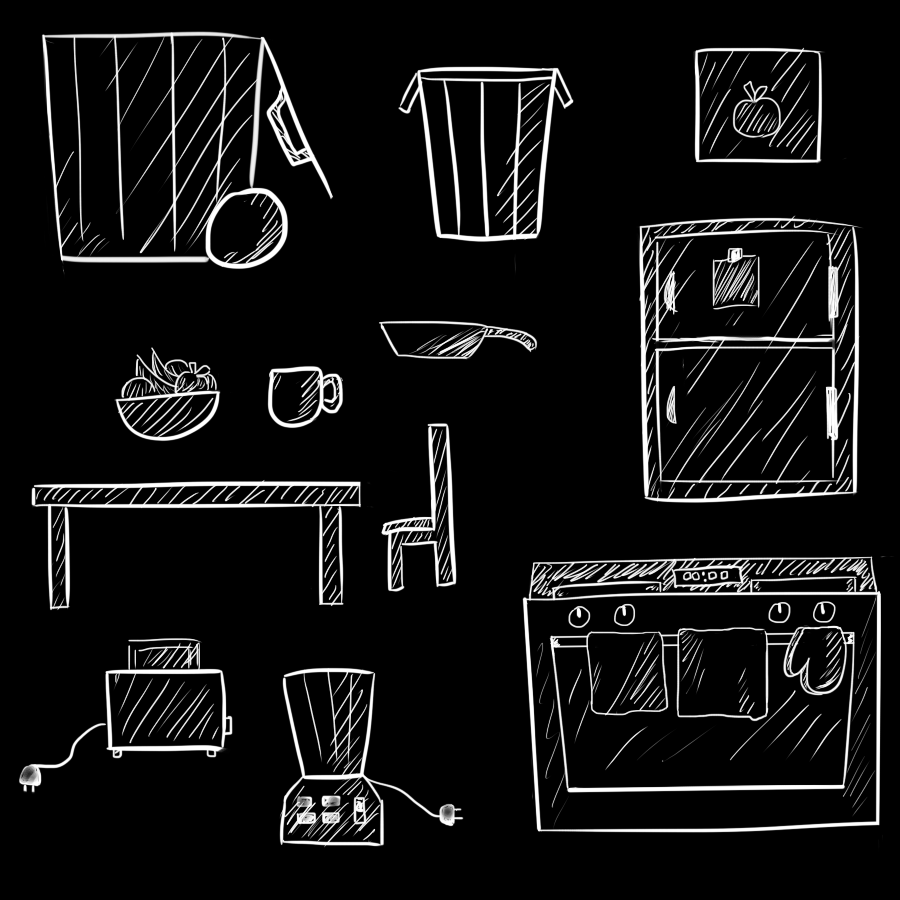
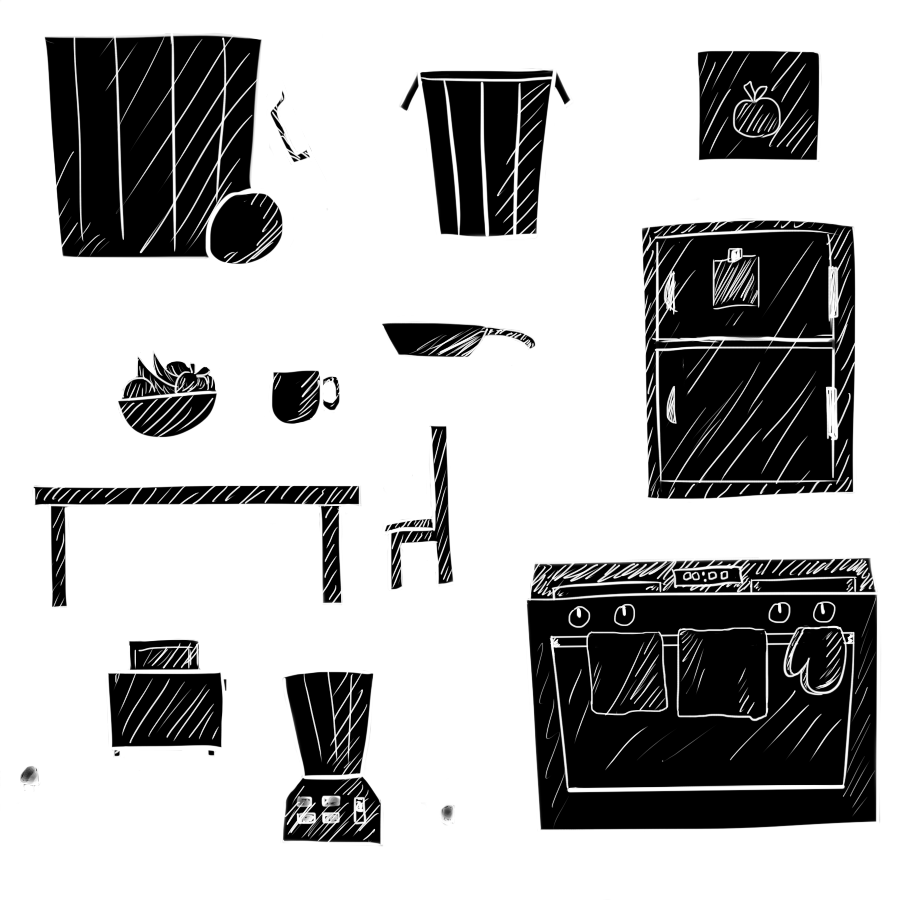
The second w=900, h=900 image is a revision of the first. Changes to its layers:
painted on "Layer2" over [18, 31, 895, 852]
painted on "Layer1" over [0, 0, 900, 900]
